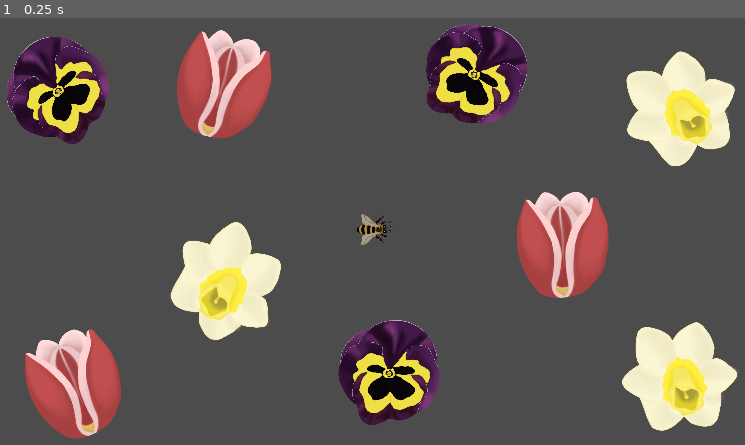
Above: before the commit, frame 1.
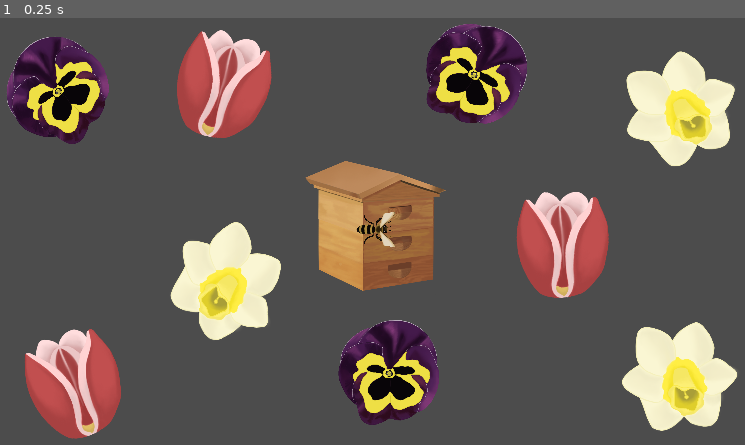
Above: after the commit, the same moment.

Repository: AlnisS/beekeeping
Game: Godot game, scene res://environment/field/field.tscn
Same seed, same stepped clock (60 frames per second), same inputs: the game is played once before the commit and once after it. The project has no main scene, so this scene is started directly.
Inputs:
- Up to frame 1 (0.25 s): no input

The runs differ from the first frame. In frame 1, 4.1% of the frame differs, in the area x 41-60%, y 33-64%.

Commit message:
add hive (but without hive functionality yet)

Diff:
--- a/entities/bee/bee_manager.gd
+++ b/entities/bee/bee_manager.gd
@@ -7,6 +7,8 @@
 export var speed = 200
 var started = false #stops the pathfollow setting off without a path
 var drawing = false
+
+var flowers := []
 
 func _ready():
 	add_child(current_line2D)
@@ -62,3 +64,12 @@
 
 func _on_BeeCollectionArea_area_entered(area):
 	print("collection area entered")
+	if !flowers.has(area):
+		flowers.append(area)
+		print("visited new flower")
+	else:
+		print("visited old flower")
+
+
+func _on_BeeHiveReturnArea_area_entered(area):
+	print("hive entered")
--- a/entities/bee/bee_manager.tscn
+++ b/entities/bee/bee_manager.tscn
@@ -47,8 +47,8 @@
 position = Vector2( -12.9783, -16.7538 )
 rotation = 1.5708
 scale = Vector2( 0.12, 0.12 )
-frames = SubResource( 4 )
-frame = 1
+frames = SubResource( 2 )
+frame = 3
 playing = true
 
 [node name="BeeCollisionArea" type="Area2D" parent="Path2D/BeeLocator"]
@@ -67,7 +67,17 @@
 [node name="CollisionShape2D" type="CollisionShape2D" parent="Path2D/BeeLocator/BeeCollectionArea"]
 position = Vector2( -2.5, 0 )
 rotation = 1.5708
-shape = SubResource( 3 )
+shape = SubResource( 4 )
+
+[node name="BeeHiveReturnArea" type="Area2D" parent="Path2D/BeeLocator"]
+collision_layer = 64
+collision_mask = 64
+
+[node name="CollisionShape2D" type="CollisionShape2D" parent="Path2D/BeeLocator/BeeHiveReturnArea"]
+position = Vector2( -2.5, 0 )
+rotation = 1.5708
+shape = SubResource( 4 )
 
 [connection signal="area_entered" from="Path2D/BeeLocator/BeeCollisionArea" to="." method="_on_BeeCollisionArea_area_entered"]
 [connection signal="area_entered" from="Path2D/BeeLocator/BeeCollectionArea" to="." method="_on_BeeCollectionArea_area_entered"]
+[connection signal="area_entered" from="Path2D/BeeLocator/BeeHiveReturnArea" to="." method="_on_BeeHiveReturnArea_area_entered"]
--- a/environment/field/field.tscn
+++ b/environment/field/field.tscn
@@ -1,9 +1,13 @@
-[gd_scene load_steps=3 format=2]
+[gd_scene load_steps=4 format=2]
 
 [ext_resource path="res://entities/bee/bee_manager.tscn" type="PackedScene" id=1]
 [ext_resource path="res://environment/flower/flower.tscn" type="PackedScene" id=2]
+[ext_resource path="res://environment/hive/hive.tscn" type="PackedScene" id=3]
 
 [node name="Field" type="Node2D"]
+
+[node name="Camera2D" type="Camera2D" parent="."]
+current = true
 
 [node name="Flower" parent="." instance=ExtResource( 2 )]
 position = Vector2( -404.356, -173.39 )
@@ -45,7 +49,6 @@
 [node name="Flower10" parent="." instance=ExtResource( 2 )]
 position = Vector2( 387.204, 197.696 )
 
+[node name="Hive" parent="." instance=ExtResource( 3 )]
+
 [node name="BeeManager" parent="." instance=ExtResource( 1 )]
-
-[node name="Camera2D" type="Camera2D" parent="."]
-current = true
--- /dev/null
+++ b/environment/hive/hive.tscn
@@ -0,0 +1,18 @@
+[gd_scene load_steps=3 format=2]
+
+[ext_resource path="res://environment/hive/beehive.PNG" type="Texture" id=1]
+
+[sub_resource type="CircleShape2D" id=1]
+radius = 75.0
+
+[node name="Hive" type="Area2D"]
+collision_layer = 64
+collision_mask = 64
+
+[node name="Beehive" type="Sprite" parent="."]
+position = Vector2( -76.1054, 49.9487 )
+scale = Vector2( 0.25, 0.25 )
+texture = ExtResource( 1 )
+
+[node name="CollisionShape2D" type="CollisionShape2D" parent="."]
+shape = SubResource( 1 )
Not shown: 3 places in entities/bee/bee_manager.tscn that only renumber resources
Binary file added: environment/hive/beehive.PNG
Not shown, added: environment/hive/beehive.PNG.import
